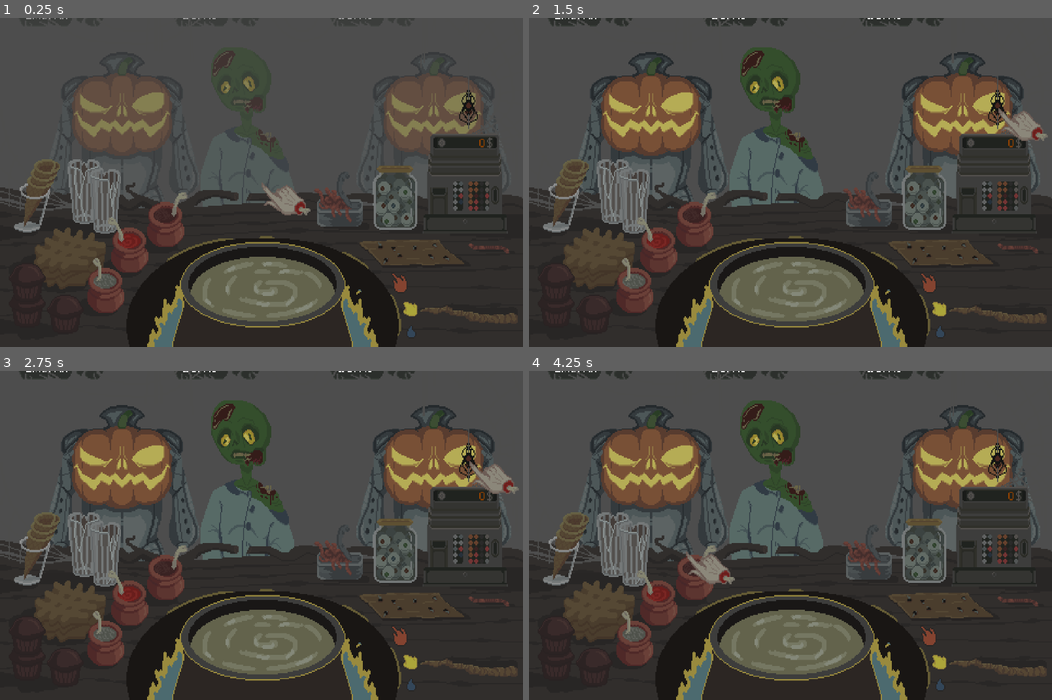
Above: before the commit, frames 1-4 (two rows, left to right).
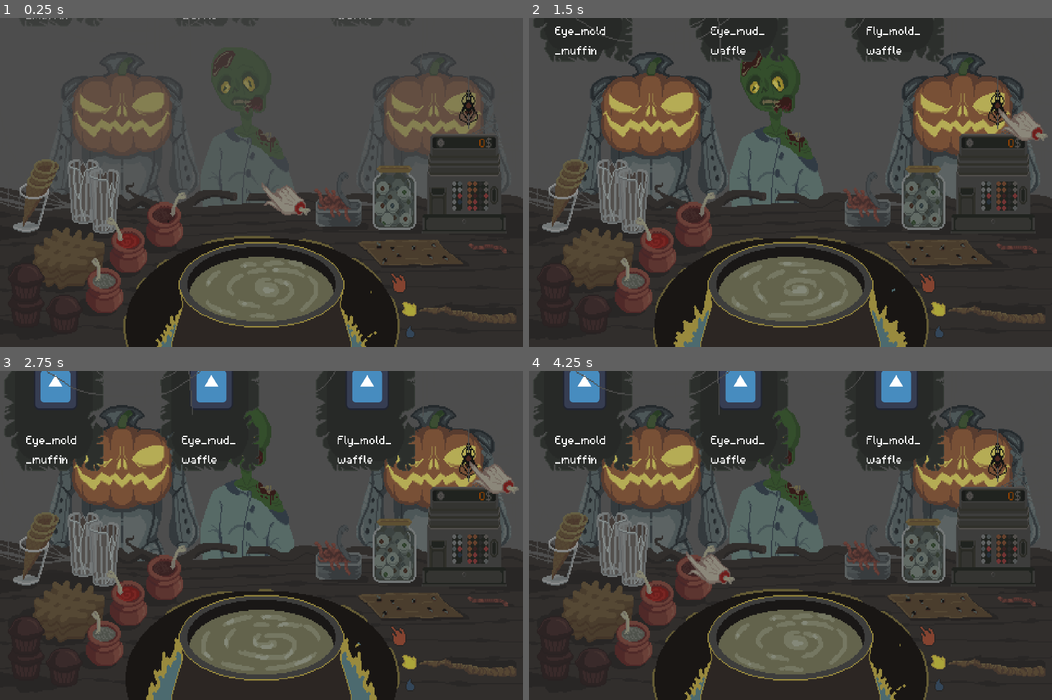
Above: after the commit, the same moments.

Repository: KiberDimon/OurTvorenie
Game: Godot game, scene res://scenes/main.tscn
Two runs of this game, one before a commit and one after it. Both use one fixed random seed, a clock stepped at 60 frames per second and the inputs below. The engine's default icon, where the game draws it, is replaced by a stand-in: a white triangle on a blue panel in a dark square.
Inputs (mouse positions are in pixels of both pictures, inside the frame that each line leads up to):
- Up to frame 1 (0.25 s): no input
- Up to frame 2 (1.5 s): click (999, 106) at 0.5 s; click (999, 106) at 1.25 s
- Up to frame 3 (2.75 s): click (470, 459) at 2 s
- Up to frame 4 (4.25 s): move the mouse to (905, 519) at 2.77 s; move the mouse to (685, 551) at 3.52 s

The runs differ from the first frame. In frame 1, 4.2% of the frame differs, in the area x 0-100%, y 36-100%; in frame 2, 8.9%; in frame 3, 16%; in frame 4, 17%, in the area x 0-100%, y 0-100%.

Commit message:
mouse_click_fix

Diff:
--- a/scenes/main.tscn
+++ b/scenes/main.tscn
@@ -262,6 +262,7 @@
 [node name="Cursor" type="TextureRect" parent="." unique_id=752139742]
 offset_right = 40.0
 offset_bottom = 40.0
+mouse_filter = 2
 texture = SubResource("AtlasTexture_ids8r")
 script = ExtResource("53_0loja")
 
--- a/scenes/main_ui.tscn
+++ b/scenes/main_ui.tscn
@@ -39,6 +39,7 @@
 script = ExtResource("1_r8eje")
 
 [node name="tabl" type="Sprite2D" parent="." unique_id=639964491]
+visible = false
 position = Vector2(241, 135)
 texture = ExtResource("2_rbpqj")
 
@@ -221,6 +222,7 @@
 offset_top = 62.0
 offset_right = 439.0
 offset_bottom = 86.0
+tooltip_text = "recipes"
 flat = true
 
 [node name="SpiderSprite" type="Sprite2D" parent="ToggleOrdersButton" unique_id=749538224]
--- a/scripts/cauldron.gd
+++ b/scripts/cauldron.gd
@@ -25,6 +25,7 @@
 
 	# Если все три категории на месте — готовим
 	if _current.size() == 3:
+
 		var base_id = _current[Ingredient.Category.BASE].id
 		var cream_id = _current[Ingredient.Category.CREAM].id
 		var topping_id = _current[Ingredient.Category.TOPPING].id
Not shown: 1 places in scenes/main.tscn that only renumber resources
